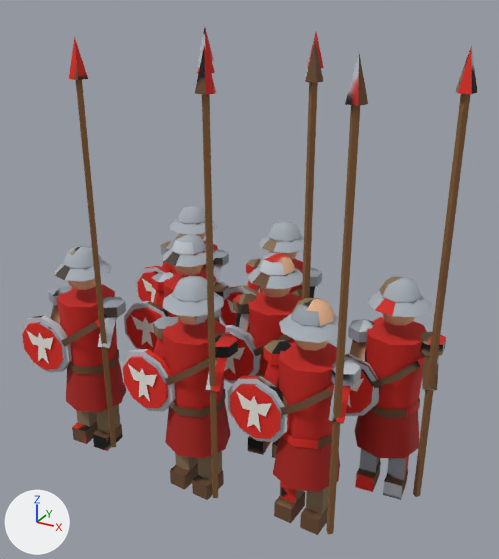
A saved change to the glTF model game/assets/models/squad_dl2_red.glb.
Rendered twice from a 50 mm lens placed at (0.534, -0.955, 0.799), pointed at (0.019, -0.02, 0.331). Lighting does not change. The marker at lower left points along +X, +Y and +Z. The first picture is the older version. Vertices at exactly the same position are counted once.

Objects in the first picture: 'squad_dl2_red'.
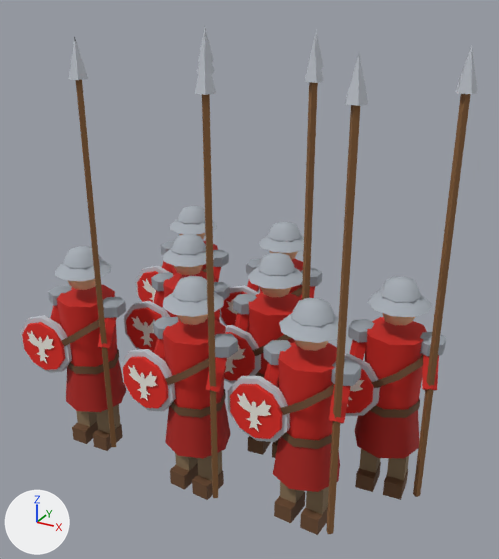
Pixel boxes [x1, y1, x2, y2] of what changed, in the pictures (499 x 559 px):
```json
{"part": 1, "of": "me_cone", "change": "rebuilt", "before": [348, 378, 364, 406], "after": [347, 380, 364, 406], "on screen": "mostly hidden"}
{"part": 2, "of": "me_cone", "change": "rebuilt", "before": [227, 299, 237, 313], "after": [227, 299, 237, 321]}
{"part": 3, "of": "me_cone", "change": "rebuilt", "before": [26, 330, 53, 364], "after": [27, 330, 54, 363]}
{"part": 4, "of": "me_cone", "change": "rebuilt", "before": [237, 392, 272, 432], "after": [237, 392, 271, 432]}
{"part": 5, "of": "me_cone", "change": "rebuilt", "before": [224, 347, 245, 375], "after": [225, 345, 245, 374]}
{"part": 6, "of": "me_cone", "change": "rebuilt", "before": [142, 279, 156, 302], "after": [142, 278, 156, 302]}
{"part": 7, "of": "me_cone", "change": "rebuilt", "before": [128, 364, 157, 402], "after": [128, 365, 157, 401]}
{"part": 8, "of": "me_cone", "change": "rebuilt", "before": [131, 315, 154, 347], "after": [132, 316, 155, 347]}
{"part": 9, "of": "me_cone", "change": "surface changed", "before": [24, 28, 477, 511], "after": [24, 28, 477, 511]}
```

Scene script edits in JSON lines:
```json
{"block": "me_cone", "where": "# used by ob_squad_dl2_red; location = (0.0, 0.0, 0.0)"}
{"op": "remove", "block": "me_cone", "code": "me_cone.from_pydata(...)  # 2448 vertices, 3792 faces; spans x -0.349..0.356, y -0.219..0.192, z 0.0..0.722"}
{"op": "add", "block": "me_cone", "code": "me_cone.from_pydata(...)  # 2592 vertices, 3936 faces; spans x -0.349..0.356, y -0.219..0.192, z 0.0..0.722"}
{"block": "me_cone", "change": "me_cone part 1: the loose piece of 12 vertices spanning x 0.187..0.247, y -0.074..-0.069, z 0.174..0.235 is rebuilt with 30 vertices and now spans x 0.187..0.247, y -0.074..-0.069, z 0.174..0.235"}
{"block": "me_cone", "change": "me_cone part 2: the loose piece of 12 vertices spanning x -0.084..-0.023, y 0.076..0.079, z 0.174..0.235 is rebuilt with 30 vertices and now spans x -0.084..-0.023, y 0.076..0.079, z 0.174..0.235"}
{"block": "me_cone", "change": "me_cone part 3: the loose piece of 12 vertices spanning x -0.326..-0.266, y -0.203..-0.2, z 0.174..0.235 is rebuilt with 30 vertices and now spans x -0.326..-0.266, y -0.203..-0.2, z 0.174..0.235"}
{"block": "me_cone", "change": "me_cone part 4: the loose piece of 12 vertices spanning x 0.093..0.154, y -0.198..-0.195, z 0.174..0.235 is rebuilt with 30 vertices and now spans x 0.093..0.154, y -0.198..-0.195, z 0.174..0.235"}
{"block": "me_cone", "change": "me_cone part 5: the loose piece of 12 vertices spanning x -0.021..0.039, y -0.078..-0.071, z 0.174..0.235 is rebuilt with 30 vertices and now spans x -0.021..0.039, y -0.078..-0.071, z 0.174..0.235"}
{"block": "me_cone", "change": "me_cone part 6: the loose piece of 12 vertices spanning x -0.287..-0.226, y 0.078..0.079, z 0.174..0.235 is rebuilt with 30 vertices and now spans x -0.287..-0.226, y 0.078..0.079, z 0.174..0.235"}
{"block": "me_cone", "change": "me_cone part 7: the loose piece of 12 vertices spanning x -0.099..-0.039, y -0.213..-0.209, z 0.174..0.235 is rebuilt with 30 vertices and now spans x -0.099..-0.039, y -0.213..-0.209, z 0.174..0.235"}
{"block": "me_cone", "change": "me_cone part 8: the loose piece of 12 vertices spanning x -0.201..-0.14, y -0.068..-0.063, z 0.174..0.235 is rebuilt with 30 vertices and now spans x -0.201..-0.14, y -0.068..-0.063, z 0.174..0.235"}
{"block": "me_cone", "change": "me_cone part 9: 2337 kept faces spanning x -0.349..0.356, y -0.219..0.189, z 0.0..0.722 get new texture (UV) coordinates"}
```
